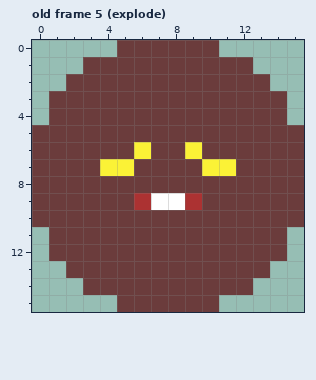
Pixel-art file, stored at Assets/Sprites/player_aseprite.aseprite. Above is the file before it was changed.
16x16 pixels, 9 frames. Shown: old frame 5 (explode). The commit also changed other frames, which this record leaves out.
Now the later version:
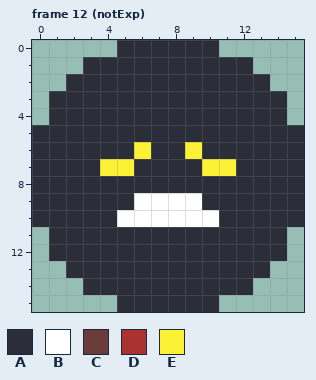
Palette (. is transparent): A #2b2d39  B #ffffff  C #6b3c3c  D #ac3232  E #fbf236
A new or re-ordered frame is compared with the old frame closest to it.
Difference:
frames 9 -> 17
Changed rows in their new state; - is an unchanged pixel.
Frame 12 (notExp) is new; against old frame 5 (explode), layers "Layer 3", "Layer 1":
first column x 0:
 0 -----AAAAAA-----
 1 ---AAAAAAAAAA---
 2 --AAAAAAAAAAAA--
 3 -AAAAAAAAAAAAAA-
 4 -AAAAAAAAAAAAAA-
 5 AAAAAAAAAAAAAAAA
 6 AAAAAA-AA-AAAAAA
 7 AAAA--AAAA--AAAA
 8 AAAAAAAAAAAAAAAA
 9 AAAAAAB--BAAAAAA
10 AAAAABBBBBBAAAAA
11 -AAAAAAAAAAAAAA-
12 -AAAAAAAAAAAAAA-
13 --AAAAAAAAAAAA--
14 ---AAAAAAAAAA---
15 -----AAAAAA-----
